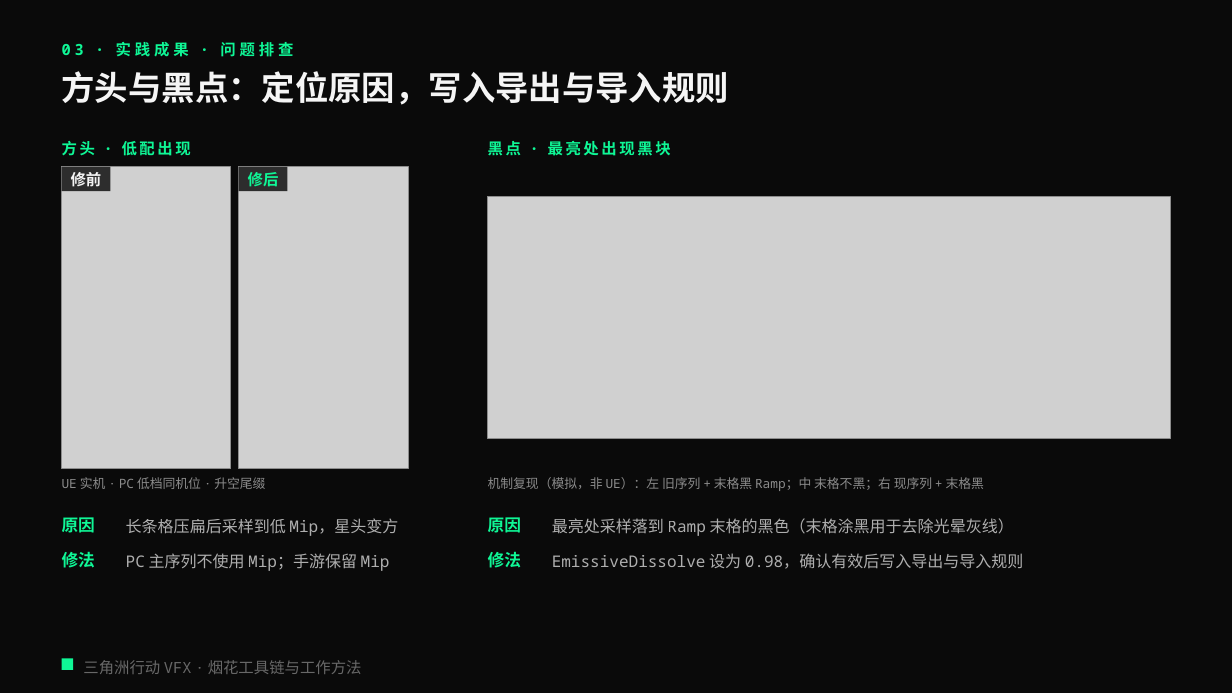
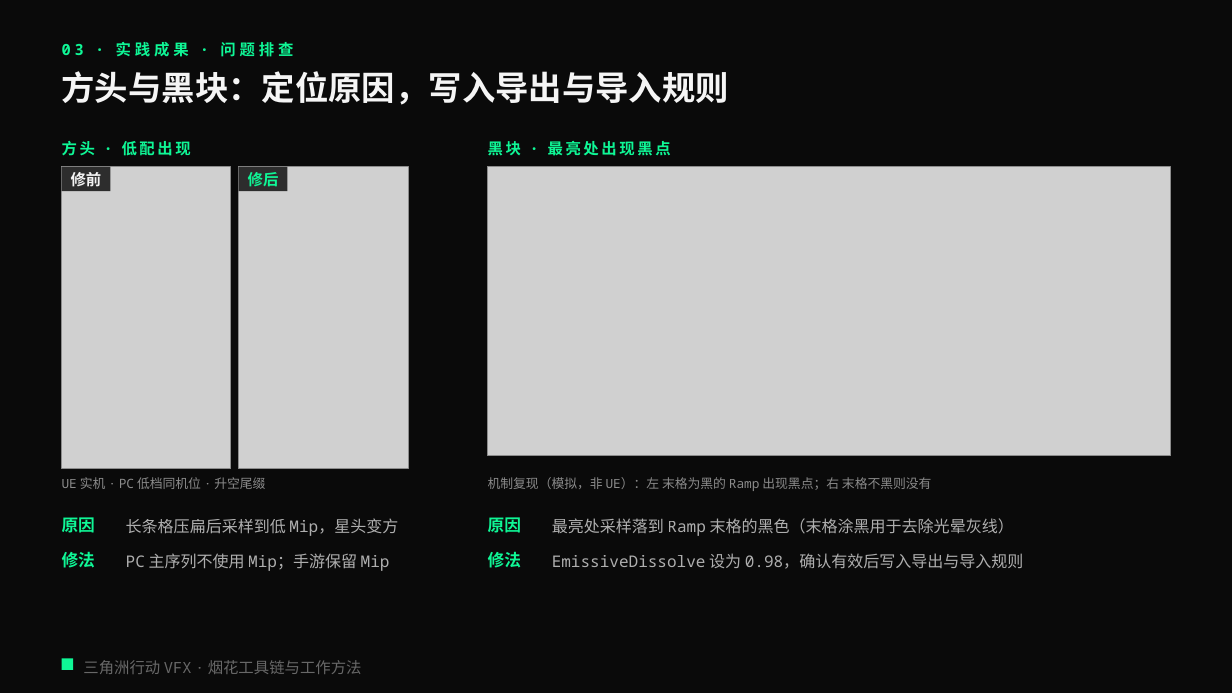
Before and after one commit to loccmaiii-lang/FireWorksLab, a slide deck: slide 16 of 协作/提示词/分享PPT交接_2026-10-29/第四版交付_云端/烟花秀AI全流程_第四版.pptx. Drawn at 1232x693 pixels with LibreOffice and Linux fonts; fonts in the diff are those of the drawing; grey boxes stand for pictures. Boxes give left, top, right and bottom in pixels: in the first picture for what was removed or moved away, otherwise in the second. Text is boxed around its words. In the diff, an @@ line names an element or a change of style, - is before the commit and + after.

```diff
--- a/协作/提示词/分享PPT交接_2026-10-29/第四版交付_云端/烟花秀AI全流程_第四版.pptx
+++ b/协作/提示词/分享PPT交接_2026-10-29/第四版交付_云端/烟花秀AI全流程_第四版.pptx
@@ text at [62, 71, 730, 105]: text changed @@
-方头与黑点：定位原因，写入导出与导入规则
+方头与黑块：定位原因，写入导出与导入规则
@@ text at [488, 141, 671, 156]: text changed @@
-黑点 · 最亮处出现黑块
+黑块 · 最亮处出现黑点
@@ picture: place and size @@
-picture at [488, 197, 1171, 439]
+picture at [488, 167, 1171, 456]
@@ text at [488, 477, 932, 491]: text changed @@
-机制复现（模拟，非 UE）：左 旧序列 + 末格黑 Ramp；中 末格不黑；右 现序列 + 末格黑
+机制复现（模拟，非 UE）：左 末格为黑的 Ramp 出现黑点；右 末格不黑则没有
```
Also in this commit, not shown: 10 other slides changed, 9 other files.
